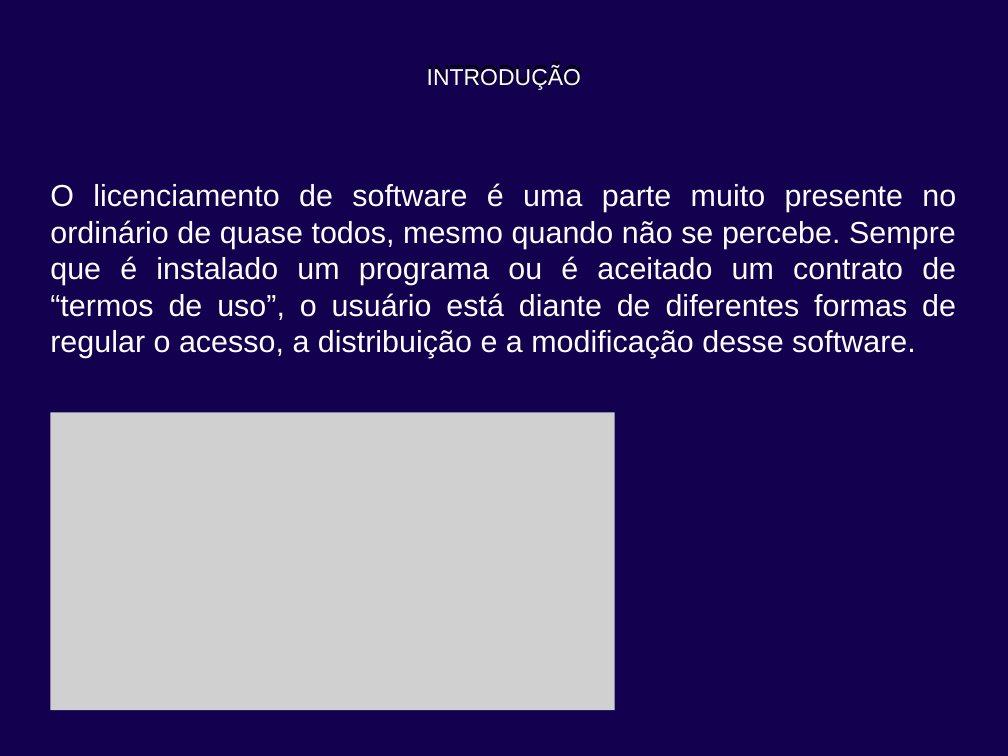
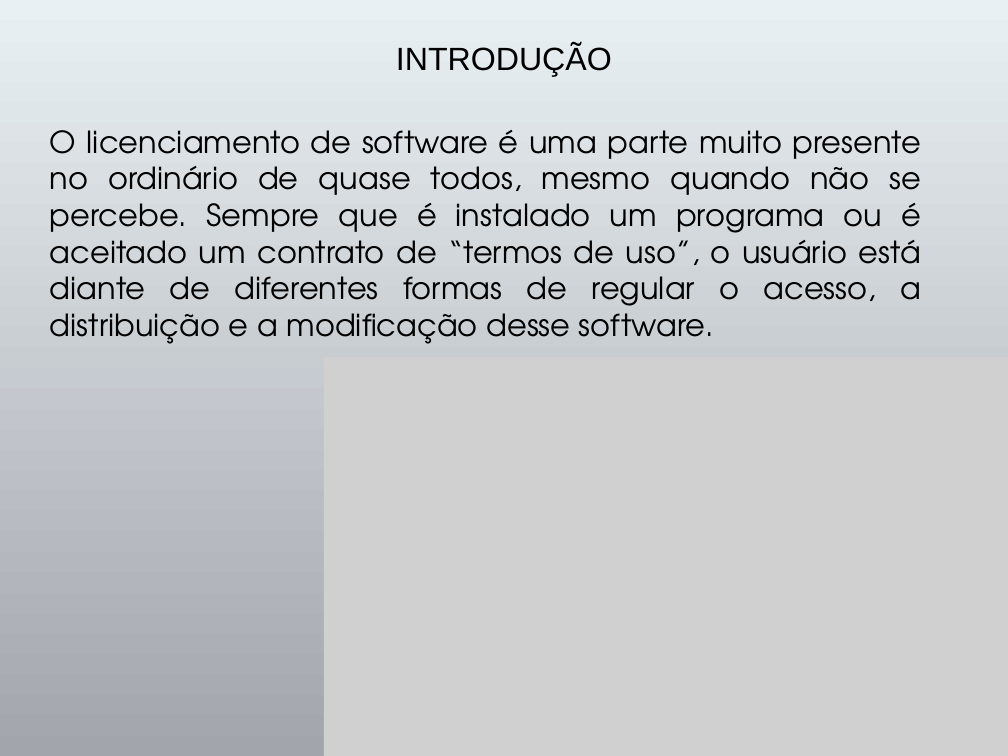
Before and after one commit to ETECVAV-C1-Amadores/Trabalho-Licenciamento-de-Software, a slide deck: slide 2 of Slide-do-Licenciamento.pptx. Drawn at 1008x756 pixels with LibreOffice and Linux fonts; fonts in the diff are those of the drawing; grey boxes stand for pictures. Boxes give left, top, right and bottom in pixels: in the first picture for what was removed or moved away, otherwise in the second. Text is boxed around its words. In the diff, an @@ line names an element or a change of style, - is before the commit and + after.

```diff
--- a/Slide-do-Licenciamento.pptx
+++ b/Slide-do-Licenciamento.pptx
@@ background #130150 to gradient #E9F0F3 to #A2A5AC @@
@@ text "INTRODUÇÃO": place and size @@
-text "INTRODUÇÃO" at [427,62,581,86]
+text "INTRODUÇÃO" at [396,44,612,76]
@@ text "INTRODUÇÃO" at [396,44,612,76]: size 17.4 to 24.4 pt; line spacing 20.9pt to 29.3pt @@
@@ text removed at [427,67,581,90] @@
-INTRODUÇÃO
@@ text "O licenciamento de software é ...": place and size @@
-text "O licenciamento de software é ..." at [50,183,956,358]
+text "O licenciamento de software é ..." at [50,130,921,344]
@@ text "O licenciamento de software é ..." at [50,130,921,344]: font Arial to TeX Gyre Adventor, text colour #FFFFFF to #000000 @@
@@ picture added at [324,357,1008,756] @@
@@ picture removed at [50,412,614,709] @@
```
Also in this commit, not shown: 8 other slides changed, 3 slides added.
